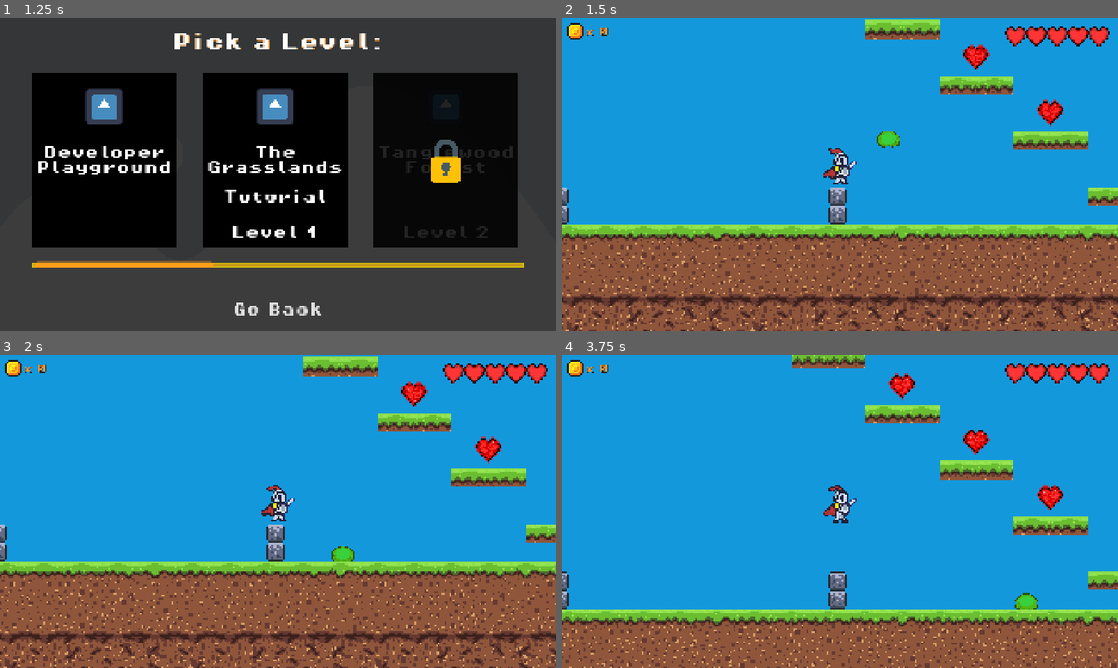
Above: before the commit, frames 1-4 (two rows, left to right).
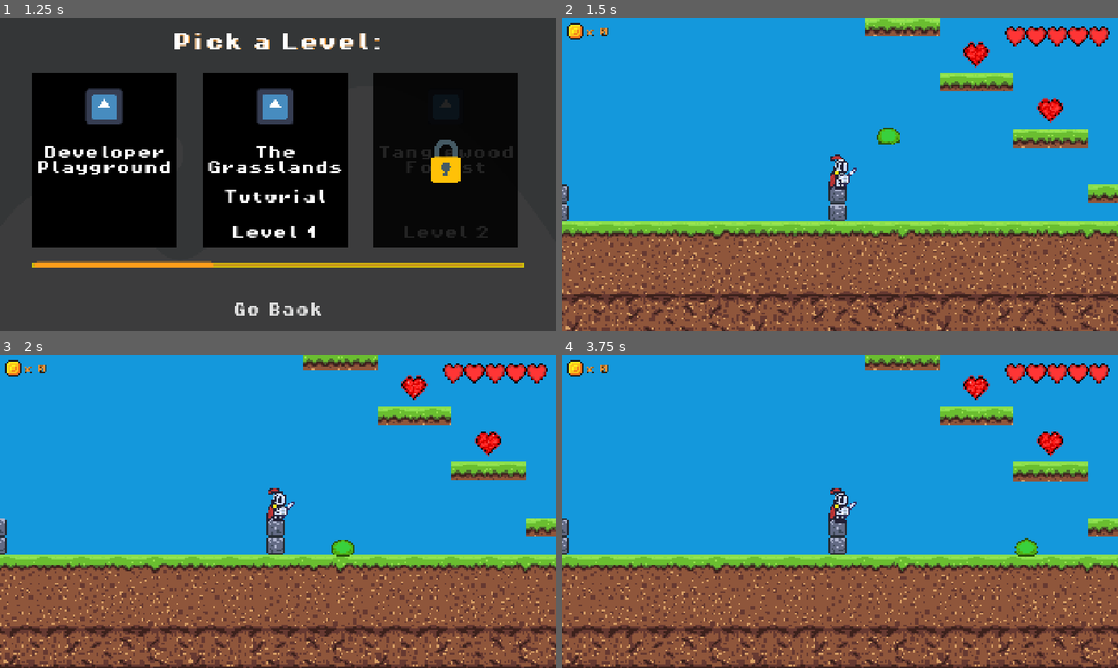
Above: after the commit, the same moments.

Repository: MarcusFDev/2d-action-rpg
Game: Godot game, scene res://scenes/ui/main_menu.tscn
Two runs of this game, one before a commit and one after it. Both use one fixed random seed, a clock stepped at 60 frames per second and the inputs below. The engine's default icon, where the game draws it, is replaced by a stand-in: a white triangle on a blue panel in a dark square.
Inputs (mouse positions are in pixels of both pictures, inside the frame that each line leads up to):
- Up to frame 1 (1.25 s): click "Play" at 0.5 s
- Up to frame 2 (1.5 s): click "Developer Playground" at 1.25 s
- Up to frame 3 (2 s): no input
- Up to frame 4 (3.75 s): tap Enter at 2 s; move the mouse to (962, 495) at 2.02 s; hold Up (ui_up) 2.03-2.75 s; tap Space (jump) at 2.1, 2.27, 2.57 s; click (962, 495) at 2.17 s; drag from (728, 527) to (973, 411) at 2.77 s; move the mouse to (895, 442) at 3.52 s; hold A (move_left) from 3.53 s (still down); tap O at 3.6 s

Frame 1 is identical in both runs. In frame 2, 19% of the frame differs, in the area x 0-100%, y 0-100%; in frame 3, 24%; in frame 4, 37%.
Error before the commit: Invalid access to property or key 'move_speed' on a base object of type 'Node (MoveState)'. (res://scripts/player/player.gd:121)

Commit message:
Change: Refactored move_state function to use new component.

Diff:
--- a/game/scripts/player/player.gd
+++ b/game/scripts/player/player.gd
@@ -11,6 +11,7 @@
 @onready var gravity_component: Node = $Components/GravityComponent
 @onready var ground_check_component: Node = $Components/GroundCheckComponent
 @onready var flip_component: Node = $Components/DirectionFlipComponent
+@onready var movement_component: Node = $"Components/MovementComponent"
 
 # Generic States
 @onready var idle_state: IdleState = $StateMachine/IdleState
@@ -32,16 +33,8 @@
 # ===== Intialization =====
 # ==============================
 func _ready() -> void:
-	# Intialize the state machine, passing a reference of the player to the states,
-	# that way they can move and react accordingly
-	add_to_group("player")
 	_setup_states()
 	state_machine.init(self, animations)
-	call_deferred("_post_ready_check")
-
-func _post_ready_check() -> void:
-	if not is_on_floor():
-		state_machine.change_state(fall_state)
 
 # ==============================
 # ===== Player State Setup =====
@@ -85,10 +78,13 @@
 
 		var input_direction: float = InputManagerClass.get_movement_axis()
 		if input_direction != 0:
-			move_state.direction = sign(input_direction)
-
-		var movement: float = input_direction * move_state.move_speed
-		if movement == 0:
+			movement_component.set_direction(Vector2((input_direction), 0))
+		else:
+			movement_component.set_direction(Vector2.ZERO)
+
+		movement_component.apply(_delta)
+
+		if input_direction == 0:
 			if move_state.enable_debug:
 				print("Player Movement ended. Switching to:", idle_state)
 			return idle_state
@@ -98,15 +94,13 @@
 				print("Player Jump Key detected. Switching to: ", jump_state)
 			return jump_state
 
-		velocity.x = movement
-		move_and_slide()
 		return null
 
 func _jump_state() -> void:
 	jump_state.handle_physics = func(_delta: float) -> State:
 		var input_direction: float = InputManagerClass.get_movement_axis()
 		if input_direction != 0:
-			var movement: float = input_direction * move_state.move_speed
+			var movement: float = input_direction * movement_component.move_speed
 			velocity.x = lerp(velocity.x, movement, 0.1)
 
 		if velocity.y > 0:
@@ -118,7 +112,7 @@
 func _fall_state() -> void:
 	fall_state.handle_physics = func(_delta: float) -> State:
 		var input_direction: float = InputManagerClass.get_movement_axis()
-		var target_speed: float = input_direction * move_state.move_speed
+		var target_speed: float = input_direction * movement_component.move_speed
 		velocity.x = lerp(velocity.x, target_speed, 0.1)
 
 		move_and_slide()
@@ -141,13 +135,11 @@
 	trigger_attack()
 
 func _physics_process(delta: float) -> void:
-	# Trigger 'state_machine' to update movement & physics each frame.
 	ground_check_component.apply(delta)
 	flip_component.apply(delta)
 	state_machine.process_physics(delta)
 
 func _process(delta: float) -> void:
-	# Trigger 'state_machine' to update non-physics each frame.
 	state_machine.process_frame(delta)
 
 # ==============================
